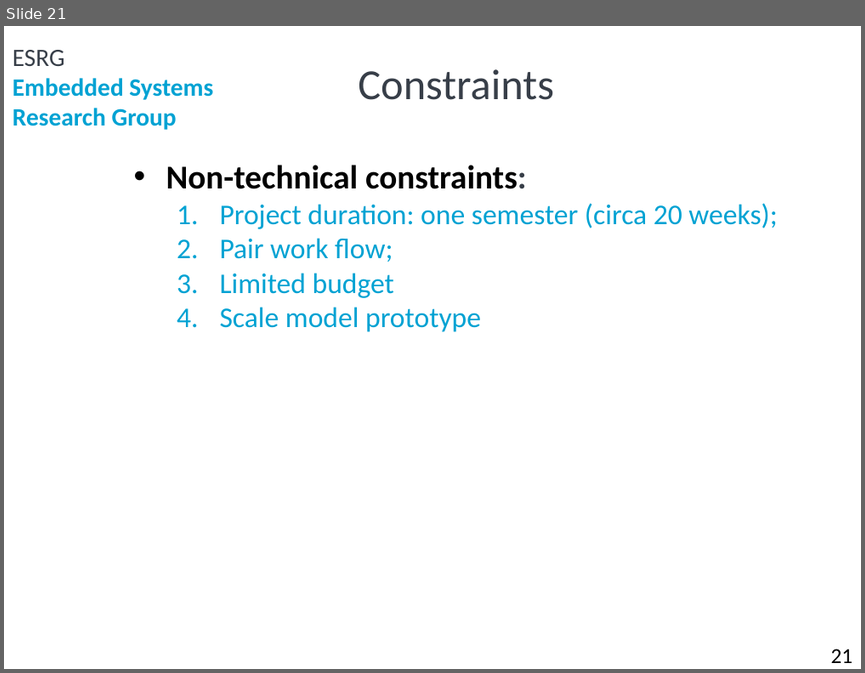
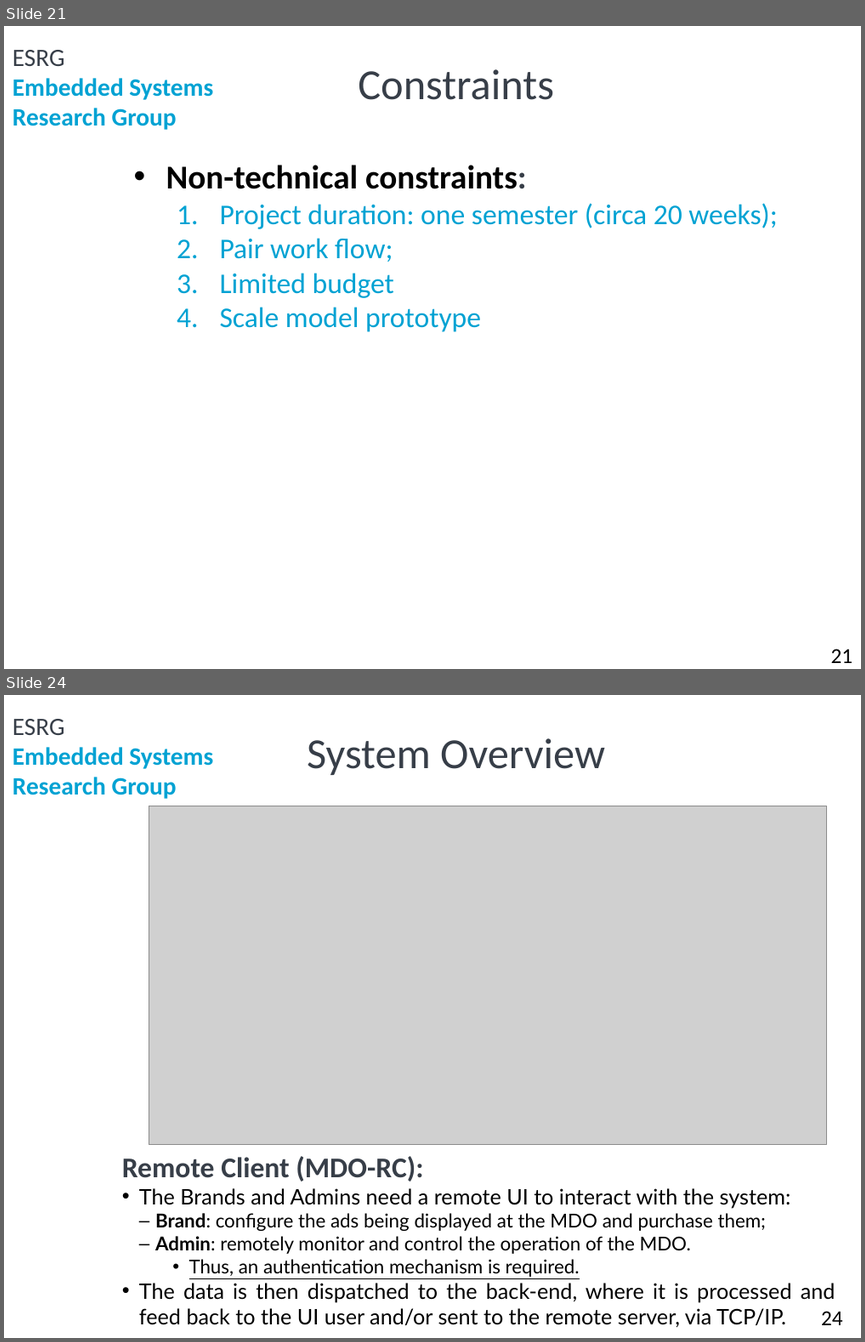
Before and after one commit to ElectroQuanta/MDO, a slide deck: Proj/presentations/Phase1_a50178_JosePires_a88258_HugoFreitas.pptx. Shown one above the other, each under a label of ours: slide 21 before the commit, slides 21 and 24 after it; the slides between them are not shown. The pictures are 865x673 and 865x1342 pixels, drawn with LibreOffice and Linux fonts; fonts in the diff are those of the drawing; grey boxes stand for pictures; background and template pictures are left out. Boxes give left, top, right and bottom in pixels: in the first picture for what was removed or moved away, otherwise in the second. Text is boxed around its words. In the diff, an @@ line names an element or a change of style, - is before the commit and + after.

```diff
--- a/Proj/presentations/Phase1_a50178_JosePires_a88258_HugoFreitas.pptx
+++ b/Proj/presentations/Phase1_a50178_JosePires_a88258_HugoFreitas.pptx
@@ slide 24 added at (4, 695, 861, 1338), background #FFFFFF; not listed: 2 template elements that a slide beside it also shows @@
@@ title added at (307, 738, 605, 775), 36 pt, text #373E48 @@
+System Overview
@@ picture added at (148, 805, 826, 1144) @@
@@ text added at (122, 1156, 835, 1327), 18 pt, text #000000 @@
+Remote Client (MDO-RC):
+• The Brands and Admins need a remote UI to interact with the system:
+  – Brand: configure the ads being displayed at the MDO and purchase them;
+  – Admin: remotely monitor and control the operation of the MDO.
+    • Thus, an authentication mechanism is required.
+• The data is then dispatched to the back-end, where it is processed and feed back to the UI user and/or sent to the remote server, via TCP/IP.
@@ page number added at (821, 1310, 843, 1325), 18 pt, text #000000 @@
+24
```
Also in this commit, not shown: 1 slide changed, 9 other slides added.
